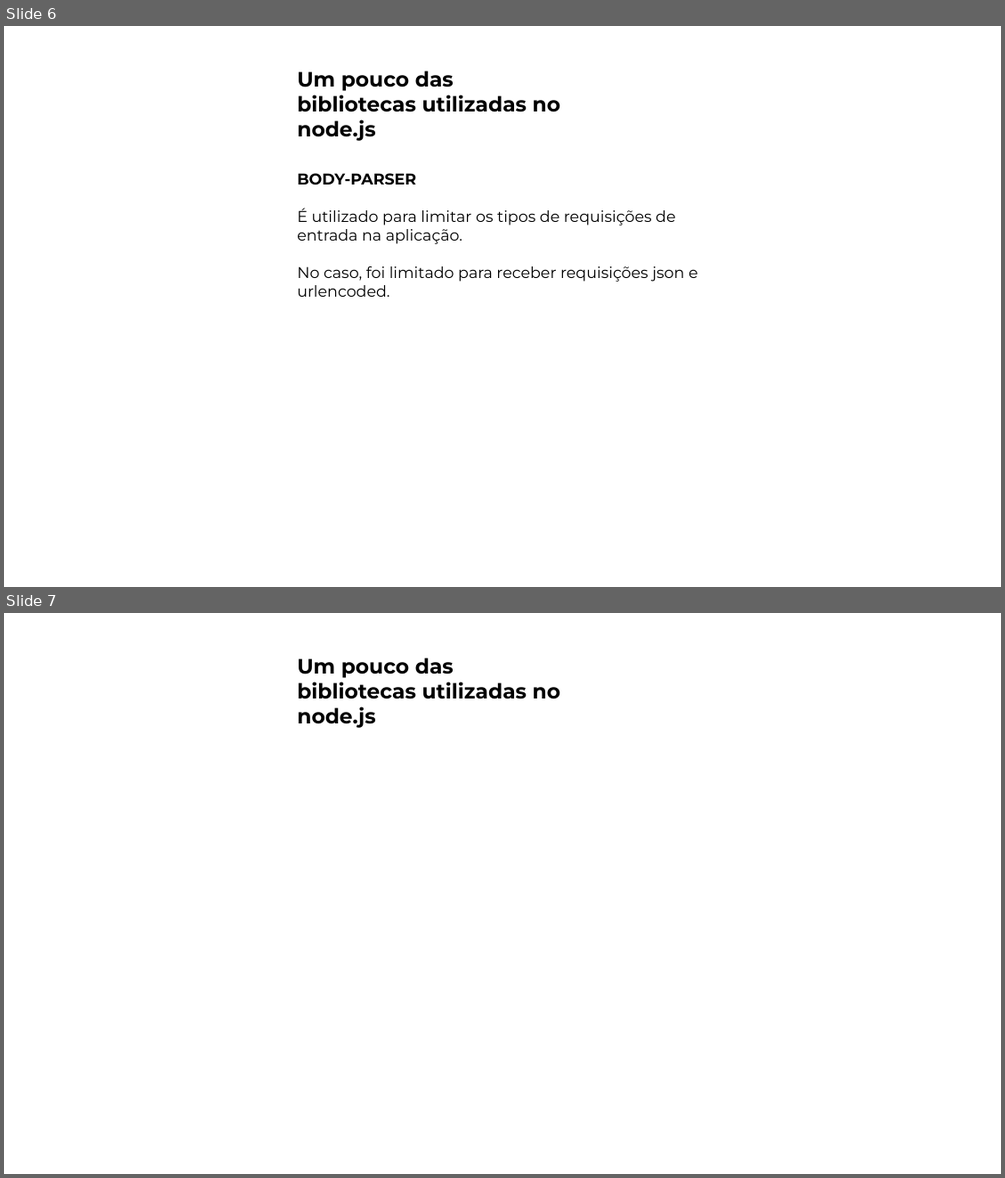
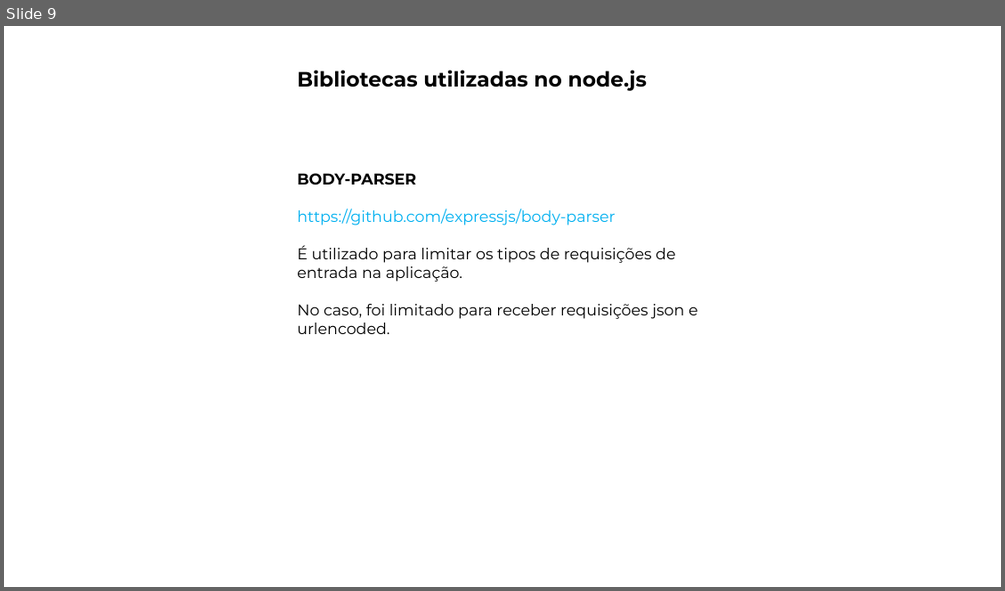
Before and after one commit to JdSeus/UCPEL_PI8, a slide deck: apresentacao.pptx. Shown one above the other, each under a label of ours: slides 6 and 7 before the commit, slide 9 after it. The pictures are 1005x1178 and 1005x591 pixels, drawn with LibreOffice and Linux fonts; fonts in the diff are those of the drawing; background and template pictures are left out. Boxes give left, top, right and bottom in pixels: in the first picture for what was removed or moved away, otherwise in the second. Text is boxed around its words. In the diff, an @@ line names an element or a change of style, - is before the commit and + after.

```diff
--- a/apresentacao.pptx
+++ b/apresentacao.pptx
@@ slide 7 removed at (x1=4, y1=613, x2=1001, y2=1174), background picture (left out) @@
@@ text removed at (x1=297, y1=657, x2=561, y2=728) @@
-Um pouco das bibliotecas utilizadas no node.js
@@ what was slide 6 is now slide 9 @@
@@ slide 9 changed as well @@
@@ text at (x1=297, y1=70, x2=647, y2=91): text changed @@
-Um pouco das bibliotecas utilizadas no node.js
+Bibliotecas utilizadas no node.js
@@ text at (x1=297, y1=208, x2=615, y2=225): paragraph added @@
+https://github.com/expressjs/body-parser
```
Also in this commit, not shown: 5 other slides changed, 5 slides added, 2 other slides removed, 2 other files.
